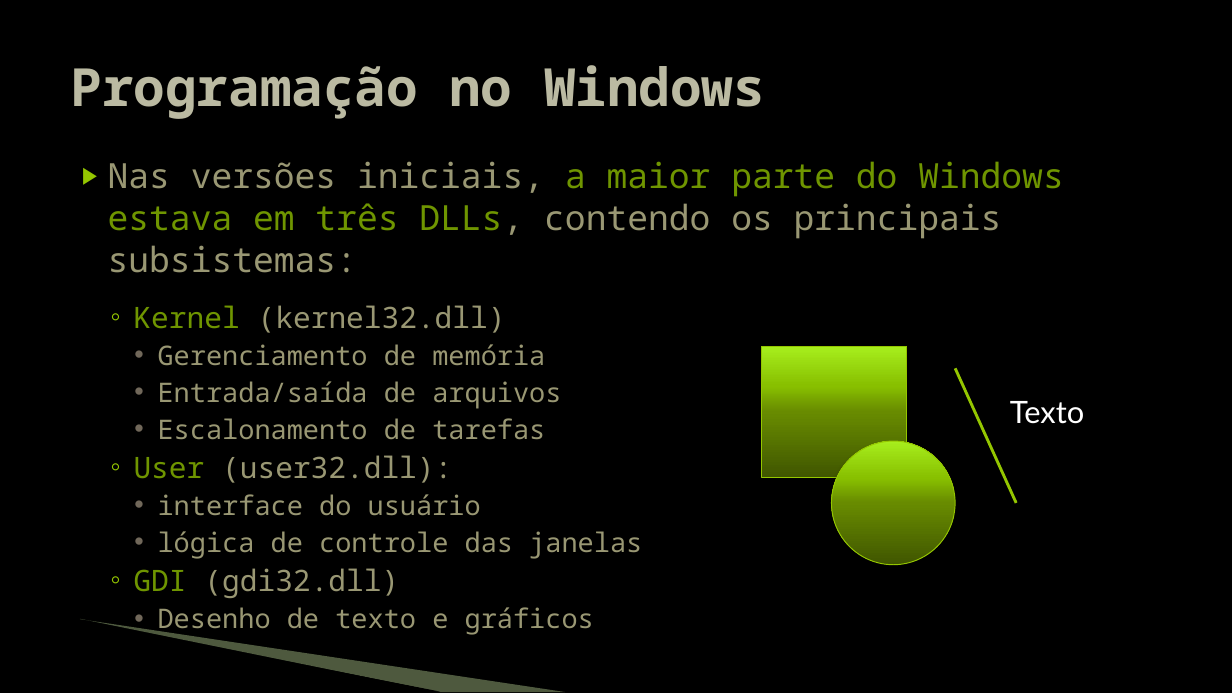
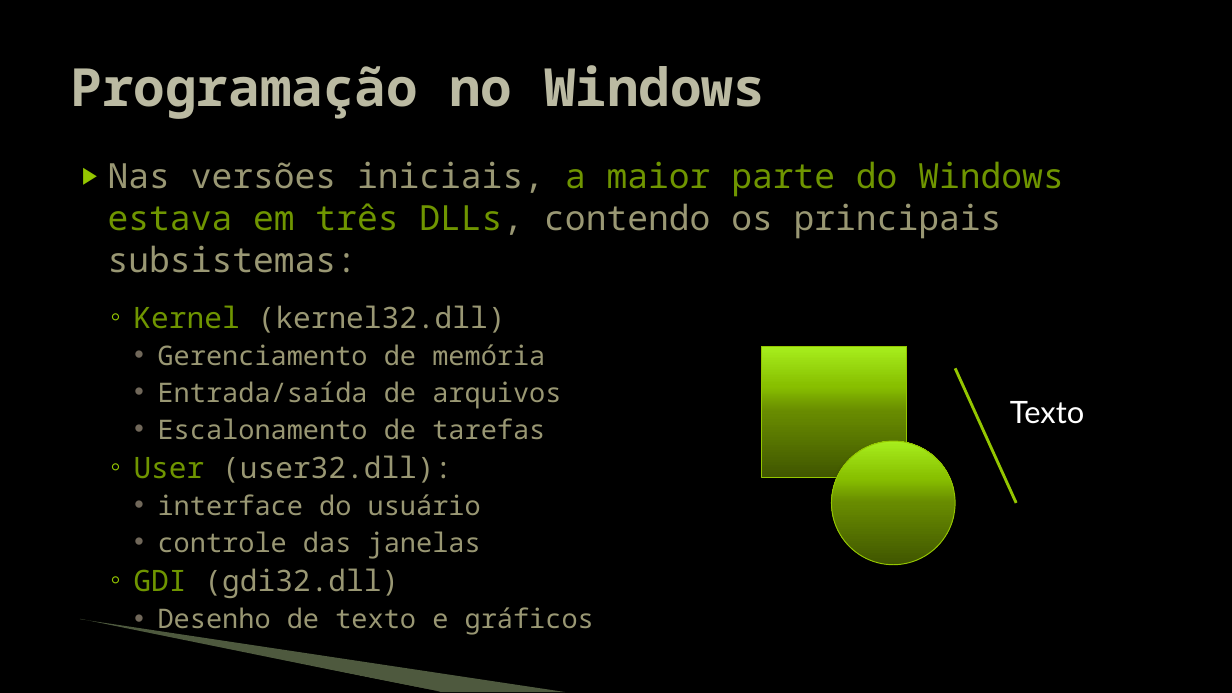
Before and after one commit to JudsonSS/Jogos, a slide deck: slide 6 of Slides/01. Programação Windows.pptx. Drawn at 1232x693 pixels with LibreOffice and Linux fonts; fonts in the diff are those of the drawing; background and template pictures are left out. Boxes give left, top, right and bottom in pixels: in the first picture for what was removed or moved away, otherwise in the second. Text is boxed around its words. In the diff, an @@ line names an element or a change of style, - is before the commit and + after.

```diff
--- a/Slides/01. Programação Windows.pptx
+++ b/Slides/01. Programação Windows.pptx
@@ text at bbox=[158, 531, 481, 559]: text changed @@
-    • lógica de controle das janelas
+    • controle das janelas
```
Also in this commit, not shown: 6 other slides changed, 2 other files.
